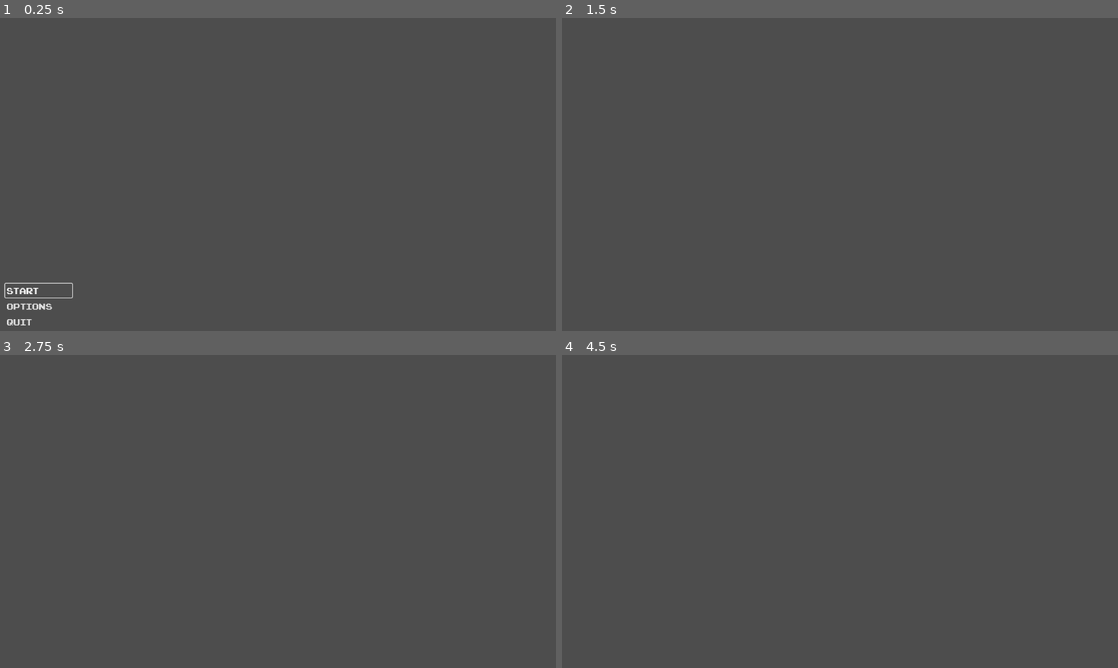
Above: before the commit, frames 1-4 (two rows, left to right).
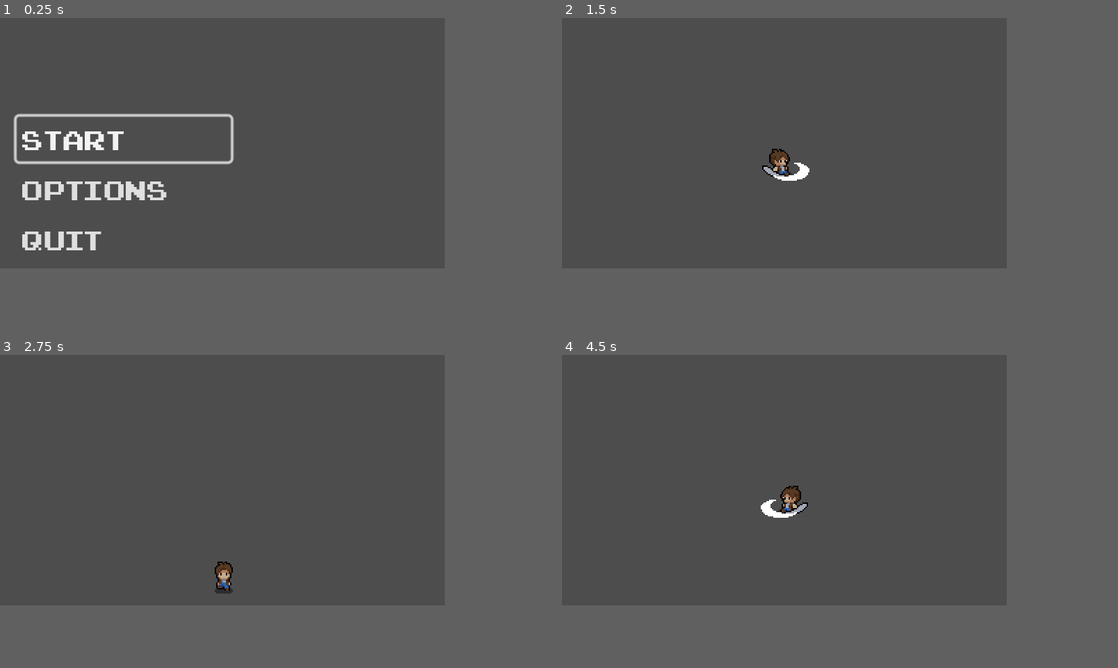
Above: after the commit, the same moments.

Repository: AlayandeWork/Rate.My.Hero
Game: Godot game, scene res://Nodes/Main Menu/Main_Menu.tscn
The game is run twice, just before and just after one commit, with the same random seed, the same clock (stepped at 60 frames per second) and the same inputs.
Inputs:
- Up to frame 1 (0.25 s): no input
- Up to frame 2 (1.5 s): click "Start" at 0.5 s; hold Right (Right) from 1.28 s (still down); hold Space (Attack) from 1.28 s (still down)
- Up to frame 3 (2.75 s): release Right (Right) at 2.03 s; release Space (Attack) at 2.03 s; hold Down (Down) from 2.03 s (still down); tap Space (Attack) at 2.1 s
- Up to frame 4 (4.5 s): release Down (Down) at 2.78 s; hold Right (Right) 2.78-3.53 s; hold Space (Attack) 2.78-3.53 s; hold Up (Up) 3.53-4.28 s; tap Space (Attack) at 3.6 s; hold Left (Left) from 4.28 s (still down); hold Space (Attack) from 4.28 s (still down)
In our replay, the window is 800x450 before the commit and 640x360 after it. These sizes can differ from the game's own. Grey fills any space a smaller window leaves; there, only what the larger window draws over its background counts as a difference.

The runs differ from the first frame. In frame 1, 3.5% of the frame differs, in the area x 0-43%, y 30-99%; in frame 2, 0.5%; in frame 3, 0.3%; in frame 4, 0.5%.

Commit message:
Fix the windows resolution and size

Diff:
--- a/Nodes/Main/Main.tscn
+++ b/Nodes/Main/Main.tscn
@@ -1,6 +1,10 @@
-[gd_scene load_steps=2 format=3 uid="uid://ci16ad4l8ldv3"]
+[gd_scene load_steps=3 format=3 uid="uid://ci16ad4l8ldv3"]
 
 [ext_resource type="Script" path="res://Nodes/Main/Main.gd" id="1_20rjr"]
+[ext_resource type="PackedScene" uid="uid://cmarc8b8qvuwa" path="res://Nodes/Hero/Hero.tscn" id="2_4hur4"]
 
 [node name="Main" type="Node2D"]
 script = ExtResource("1_20rjr")
+
+[node name="CharacterBody2D" parent="." instance=ExtResource("2_4hur4")]
+position = Vector2(160, 96)
--- a/project.godot
+++ b/project.godot
@@ -16,8 +16,11 @@
 
 [display]
 
+window/size/viewport_width=320
+window/size/viewport_height=180
 window/size/window_width_override=1280
 window/size/window_height_override=720
+window/stretch/mode="canvas_items"
 
 [gui]
 
